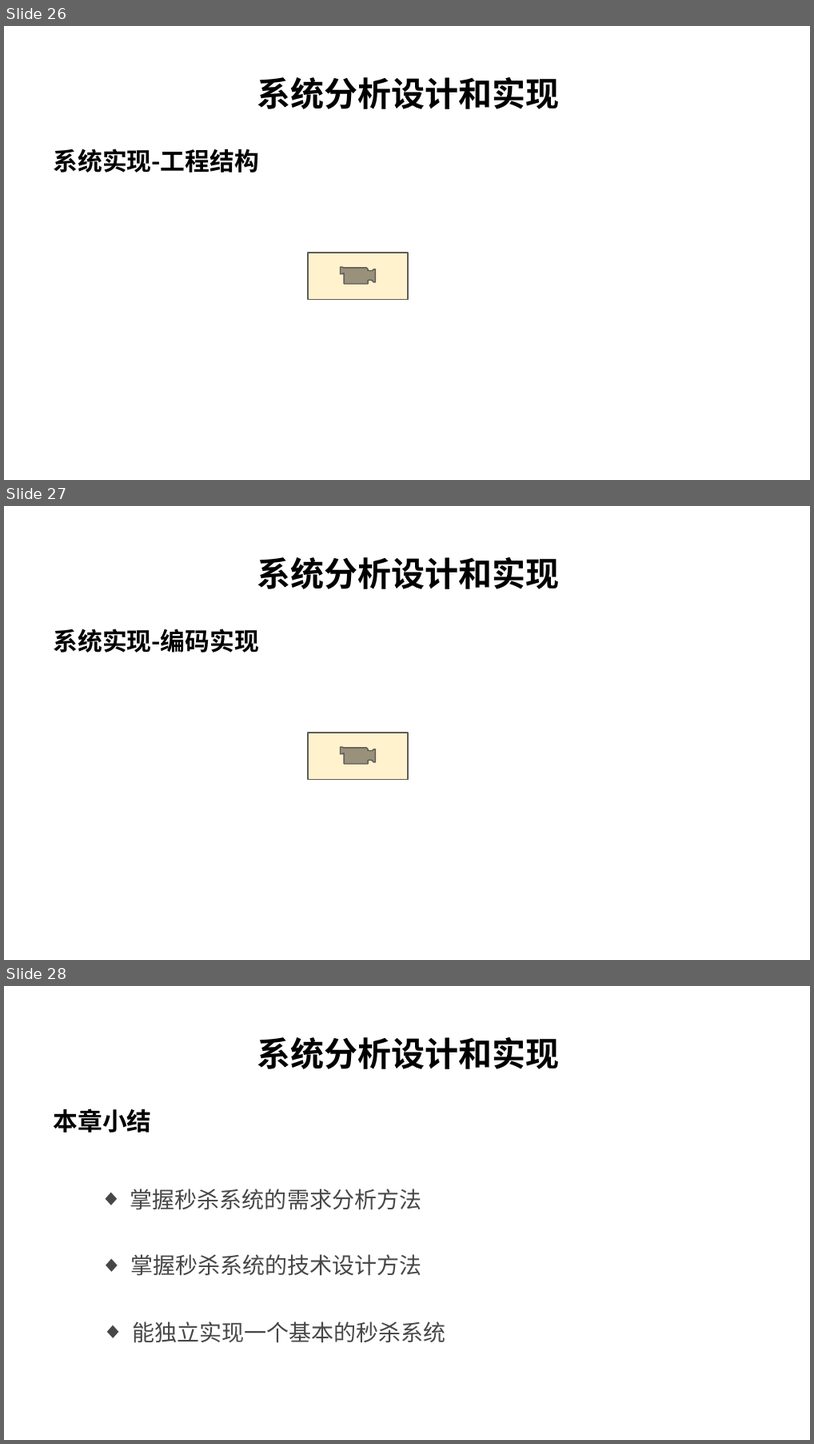
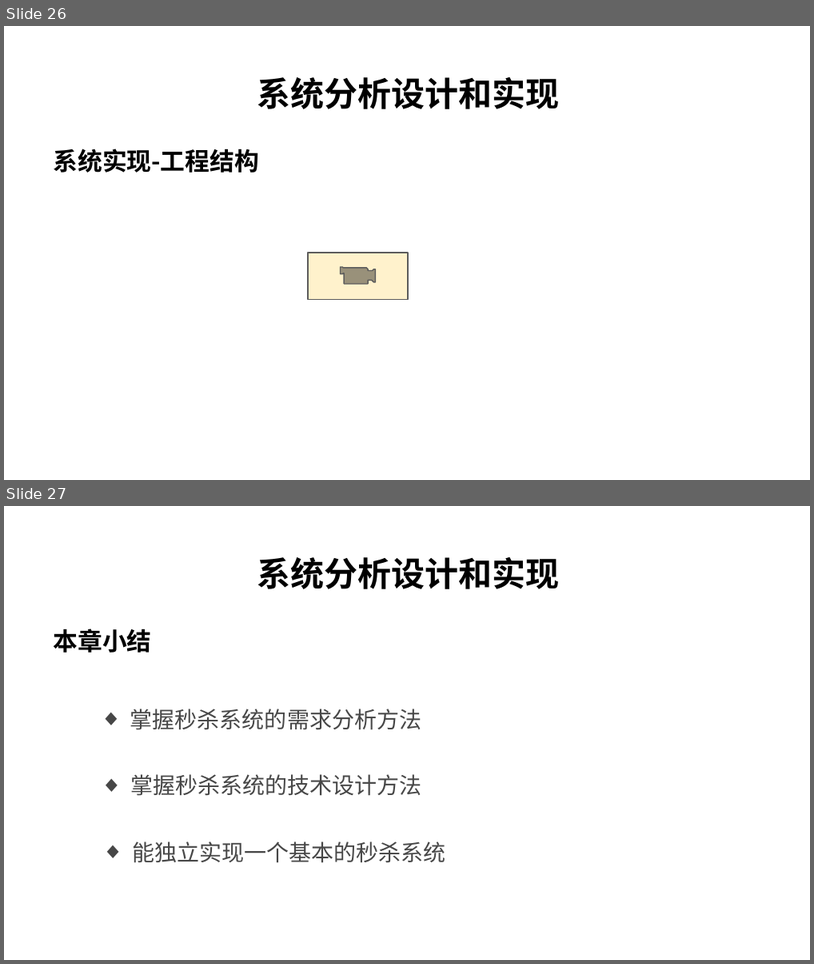
Before and after one commit to char-dance/flashSale-demo, a slide deck: FalshSale.pptx. Shown one above the other, each under a label of ours: slides 26, 27 and 28 before the commit, slides 26 and 27 after it. The pictures are 814x1444 and 814x964 pixels, drawn with LibreOffice and Linux fonts; fonts in the diff are those of the drawing; background and template pictures are left out. Boxes give left, top, right and bottom in pixels: in the first picture for what was removed or moved away, otherwise in the second. Text is boxed around its words. In the diff, an @@ line names an element or a change of style, - is before the commit and + after.

```diff
--- a/FalshSale.pptx
+++ b/FalshSale.pptx
@@ slide 27 removed at (4,506,810,960), background #FFFFFF @@
@@ text removed at (257,557,559,589) @@
-系统分析设计和实现
@@ text removed at (54,628,259,652) @@
-系统实现-编码实现
@@ action button movie removed at (308,732,408,780) @@
@@ what was slide 28 is now slide 27 @@
```
Also in this commit, not shown: 4 slides added, 7 other slides removed.
